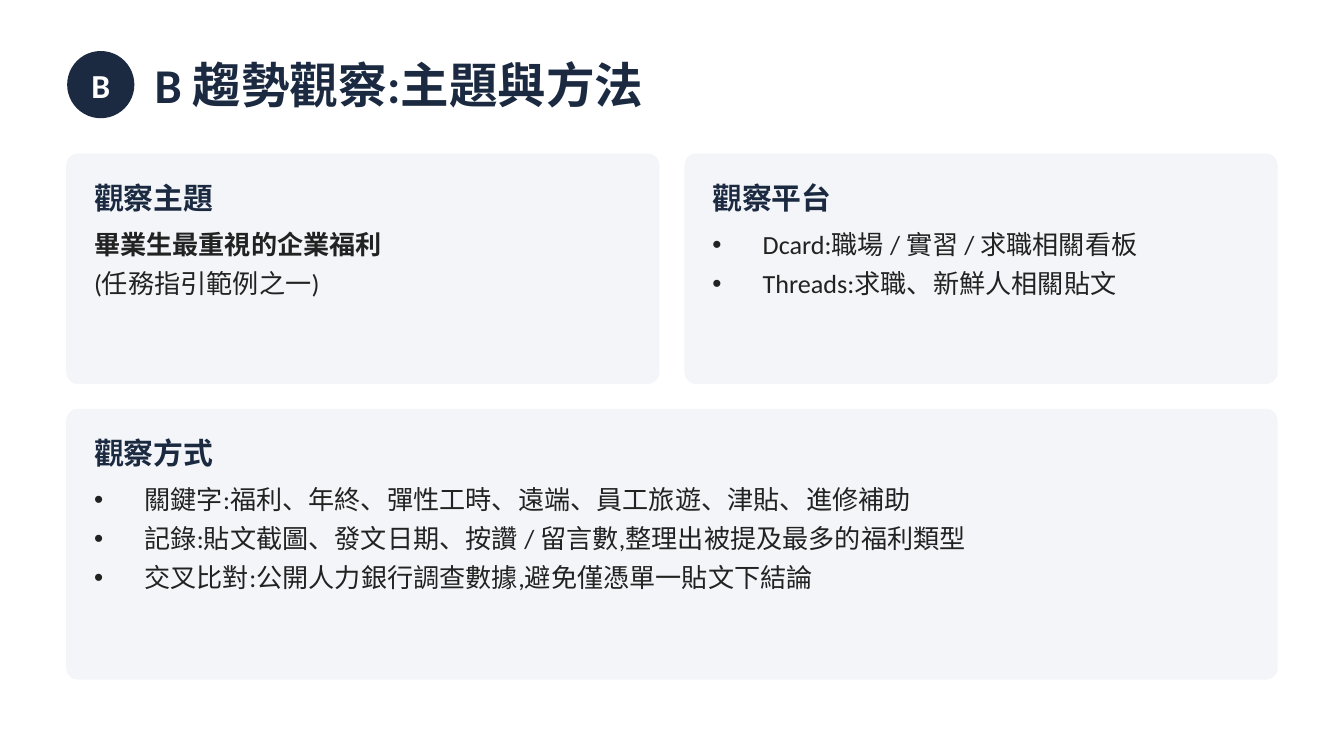
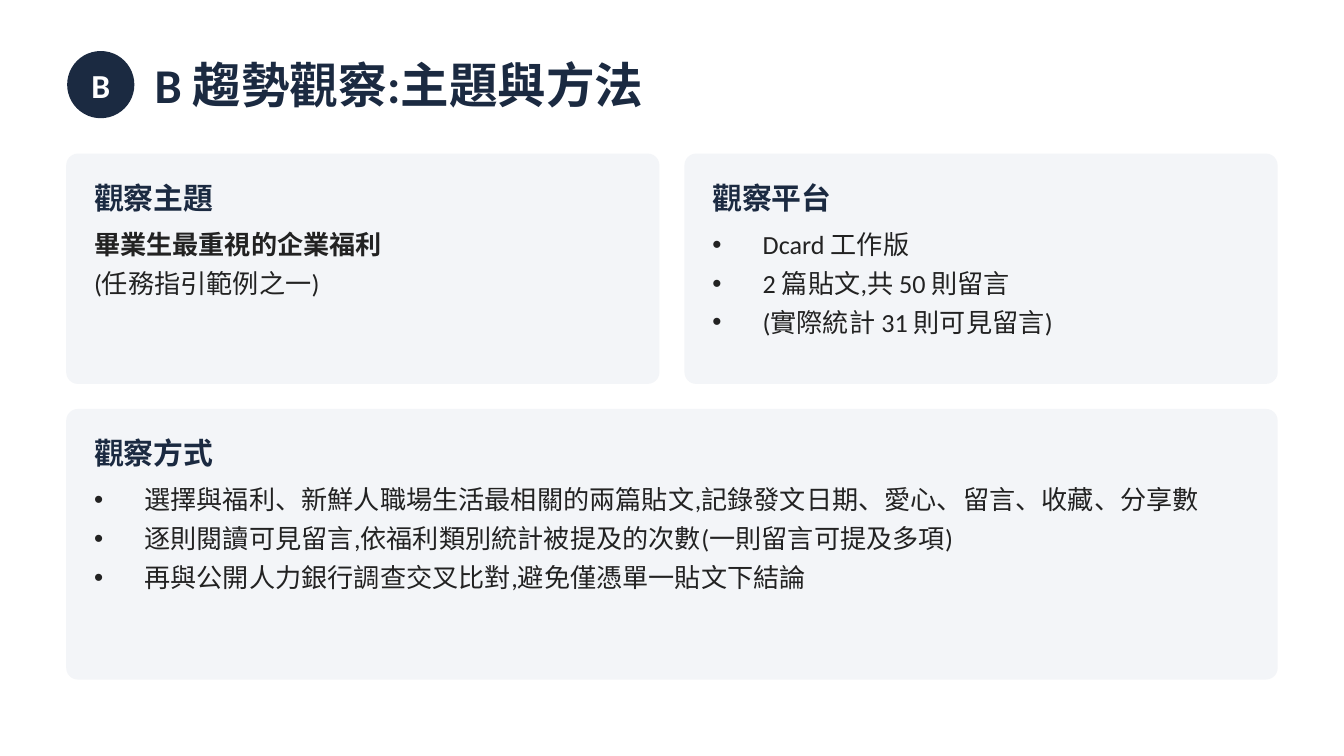
Before and after one commit to tobychien/project-hub, a slide deck: slide 6 of deliverables/CMC_10月_AB任務簡報.pptx. Drawn at 1344x756 pixels with LibreOffice and Linux fonts; fonts in the diff are those of the drawing. Boxes give left, top, right and bottom in pixels: in the first picture for what was removed or moved away, otherwise in the second. Text is boxed around its words. In the diff, an @@ line names an element or a change of style, - is before the commit and + after.

```diff
--- a/deliverables/CMC_10月_AB任務簡報.pptx
+++ b/deliverables/CMC_10月_AB任務簡報.pptx
@@ text at bbox=[763, 232, 1053, 336]: text changed @@
-• Dcard:職場 / 實習 / 求職相關看板
-• Threads:求職、新鮮人相關貼文
+• Dcard 工作版
+• 2 篇貼文,共 50 則留言
+• (實際統計 31 則可見留言)
@@ text at bbox=[144, 487, 1198, 590]: text changed @@
-• 關鍵字:福利、年終、彈性工時、遠端、員工旅遊、津貼、進修補助
-• 記錄:貼文截圖、發文日期、按讚 / 留言數,整理出被提及最多的福利類型
-• 交叉比對:公開人力銀行調查數據,避免僅憑單一貼文下結論
+• 選擇與福利、新鮮人職場生活最相關的兩篇貼文,記錄發文日期、愛心、留言、收藏、分享數
+• 逐則閱讀可見留言,依福利類別統計被提及的次數(一則留言可提及多項)
+• 再與公開人力銀行調查交叉比對,避免僅憑單一貼文下結論
```
Also in this commit, not shown: 3 other slides changed, 2 slides added, 2 slides removed.
